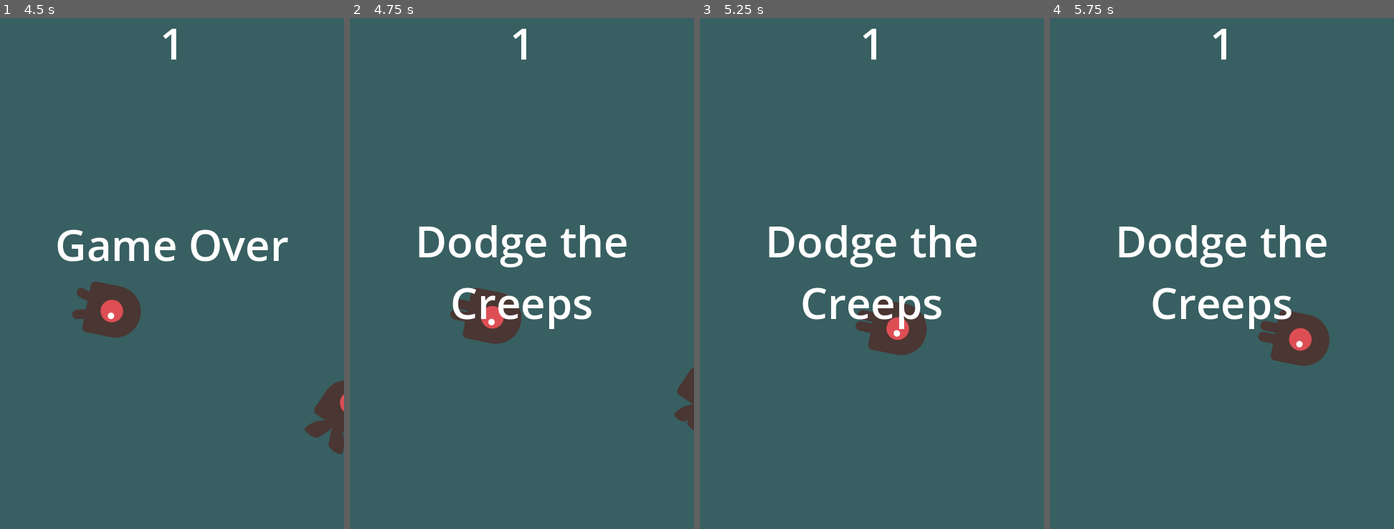
Above: before the commit, frames 1-4 (left to right).
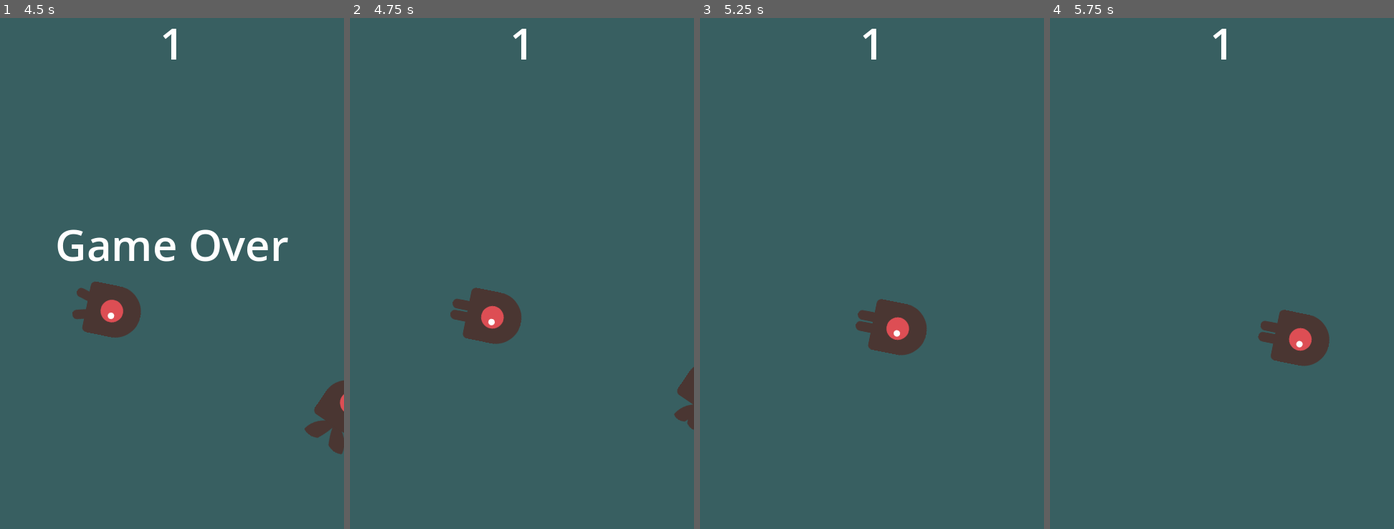
Above: after the commit, the same moments.

Repository: Infini-Creation/Dodge-The-Creeps-LootLocker-Leaderboard-Demo
Game: Godot game, scene res://Main.tscn
The game is run twice, just before and just after one commit, with the same random seed, the same clock (stepped at 60 frames per second) and the same inputs.
Inputs:
- Up to frame 1 (4.5 s): click "Start" at 0.5 s; tap Enter at 1.25 s; hold D (move_right) 1.28-2.03 s; hold S (move_down) 2.03-2.78 s; hold D (move_right) 2.78-3.53 s; hold W (move_up) 3.53-4.28 s; hold A (move_left) from 4.28 s (still down)
- Up to frame 2 (4.75 s): keep holding A (move_left)
- Up to frame 3 (5.25 s): keep holding A (move_left)
- Up to frame 4 (5.75 s): keep holding A (move_left)

Frame 1 is identical in both runs. In frame 2, 2.5% of the frame differs, in the area x 20-81%, y 40-61%; in frame 3, 2.5%; in frame 4, 2.5%.
Error in both runs: Invalid access to property or key 'Name' on a base object of type 'Dictionary'. (res://submitScore.gd:9)

Commit message:
Update HUD.gd
- don't show game name just after game over
- late init of leaderboard data (HTTP request)

Diff:
--- a/dodge_the_creeps/HUD.gd
+++ b/dodge_the_creeps/HUD.gd
@@ -23,9 +23,8 @@
 func show_game_over():
 	show_message("Game Over")
 	await $MessageTimer.timeout
-	$MessageLabel.text = GAME_TITLE
-	$MessageLabel.show()
-	$LeaderBoard.init()
+	#$MessageLabel.text = GAME_TITLE
+	#$MessageLabel.show()
 	await get_tree().create_timer(1.5).timeout
 
 	$MessageLabel.hide()
@@ -64,6 +63,7 @@
 	print("score submitted, st="+str(status))
 	$SubmitScore.hide()
 	$ResetButton.hide()
+	$LeaderBoard.init()
 	$LeaderBoard.show()
 
 
